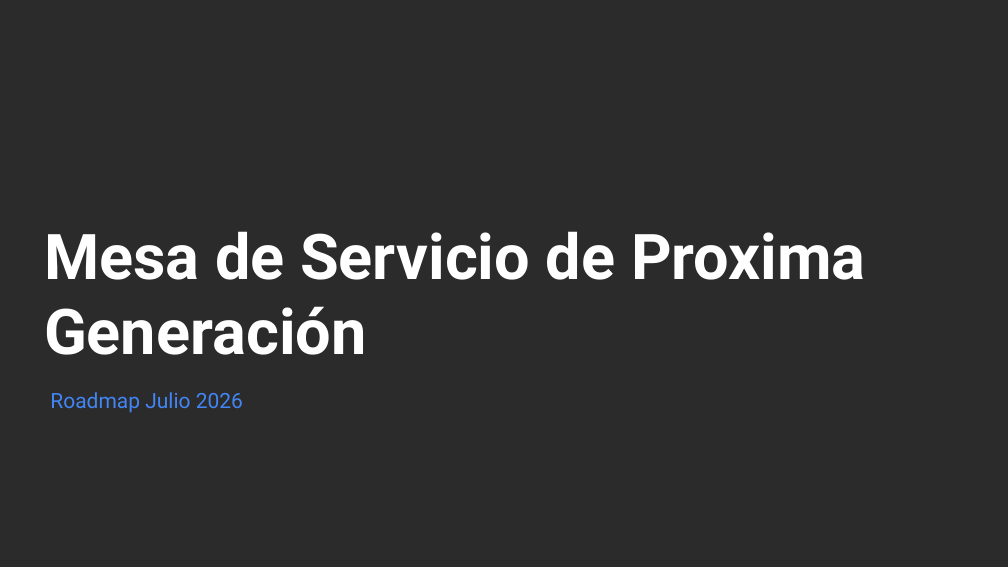
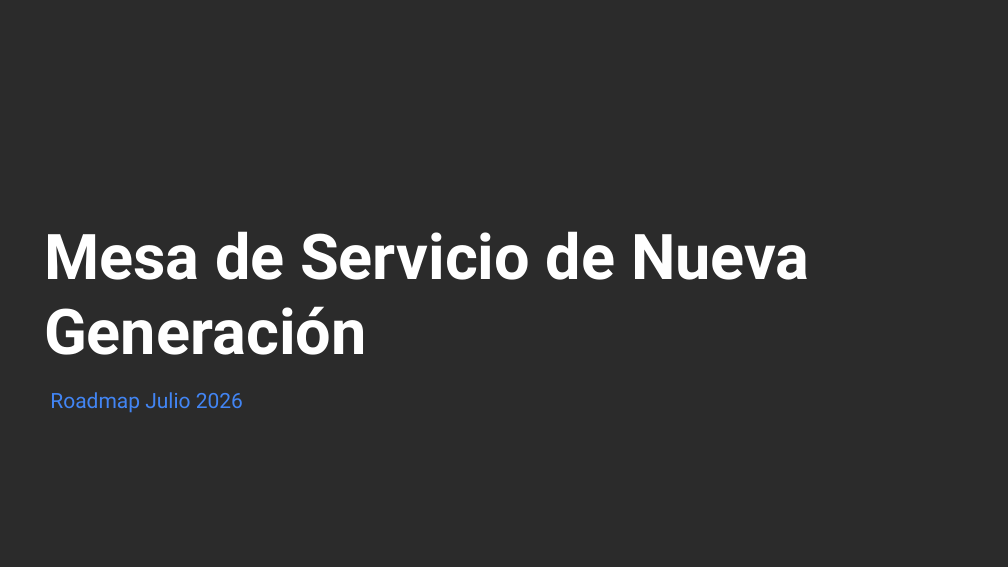
Before and after one commit to nataliazarthapersonalsoft/mesadeservicio-modernizacionaplicaciones, a slide deck: slide 1 of 04-planning/roadmaps/Mesa de Servicio Roadmap Julio.pptx. Drawn at 1008x567 pixels with LibreOffice and Linux fonts; fonts in the diff are those of the drawing; background and template pictures are left out; a plain dark background stands for a picture behind light text. Boxes give left, top, right and bottom in pixels: in the first picture for what was removed or moved away, otherwise in the second. Text is boxed around its words. In the diff, an @@ line names an element or a change of style, - is before the commit and + after.

```diff
--- a/04-planning/roadmaps/Mesa de Servicio Roadmap Julio.pptx
+++ b/04-planning/roadmaps/Mesa de Servicio Roadmap Julio.pptx
@@ title at [44,231,810,355]: text changed @@
-Mesa de Servicio de Proxima Generación
+Mesa de Servicio de Nueva Generación
```
Also in this commit, not shown: 3 other slides changed, 4 slides added, 7 slides removed.
